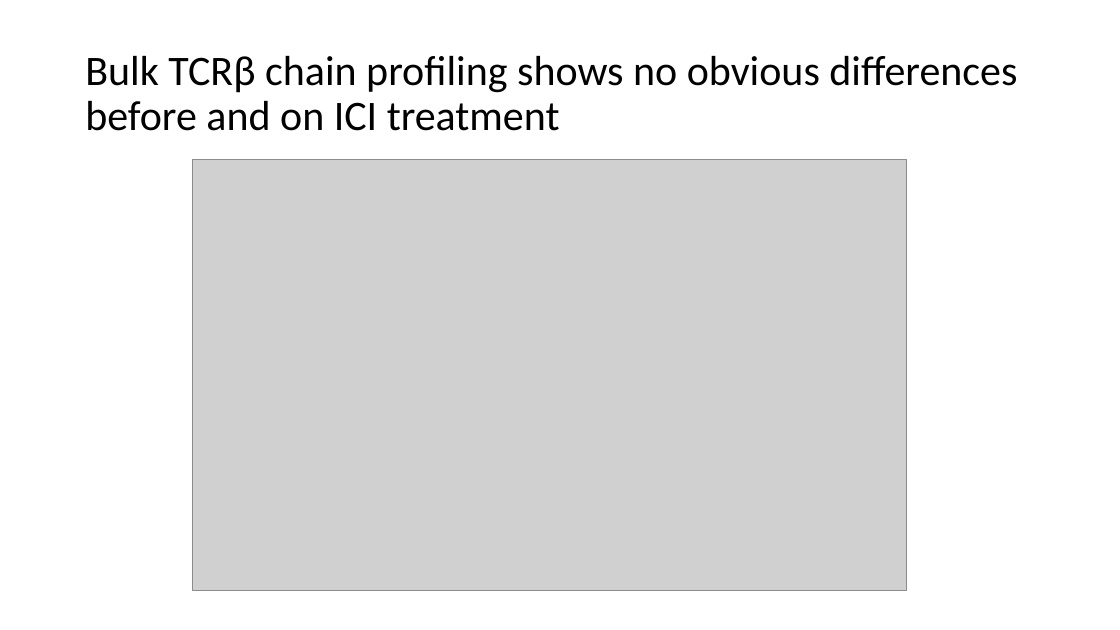
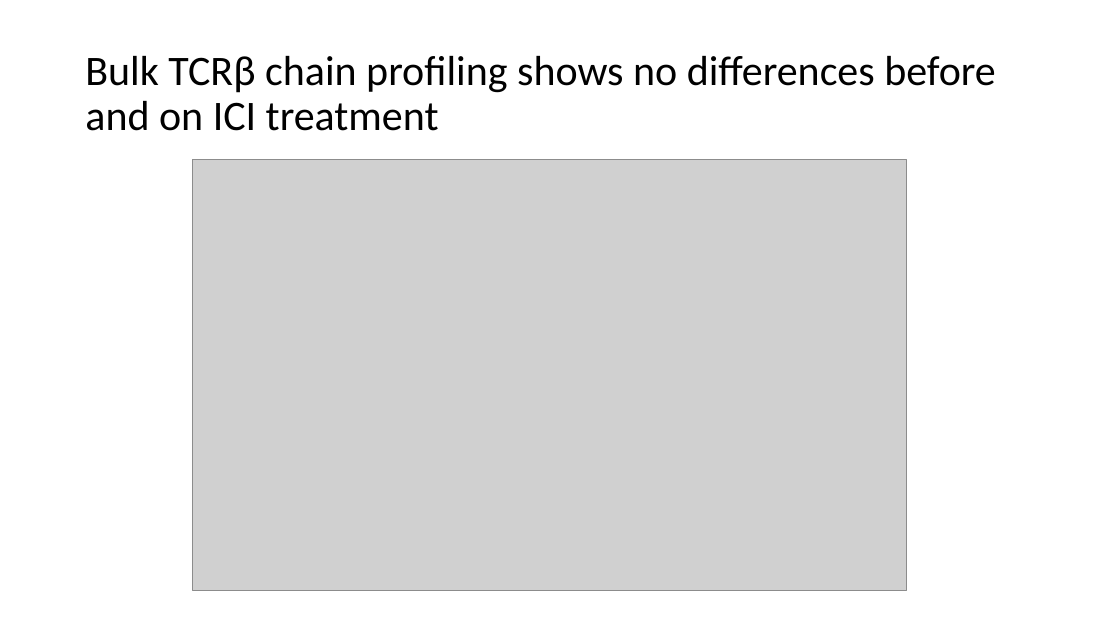
Before and after one commit to tybottorff/bottorffdocs, a slide deck: slide 6 of linsley_postdoc/presentations/weekly_meetings/10_12_23.pptx. Drawn at 1120x630 pixels with LibreOffice and Linux fonts; fonts in the diff are those of the drawing; grey boxes stand for pictures. Boxes give left, top, right and bottom in pixels: in the first picture for what was removed or moved away, otherwise in the second. Text is boxed around its words. In the diff, an @@ line names an element or a change of style, - is before the commit and + after.

```diff
--- a/linsley_postdoc/presentations/weekly_meetings/10_12_23.pptx
+++ b/linsley_postdoc/presentations/weekly_meetings/10_12_23.pptx
@@ title at (x1=85, y1=56, x2=996, y2=131): text changed @@
-Bulk TCRβ chain profiling shows no obvious differences before and on ICI treatment
+Bulk TCRβ chain profiling shows no differences before and on ICI treatment
```
Also in this commit, not shown: 6 other slides changed, 1 slide added.
